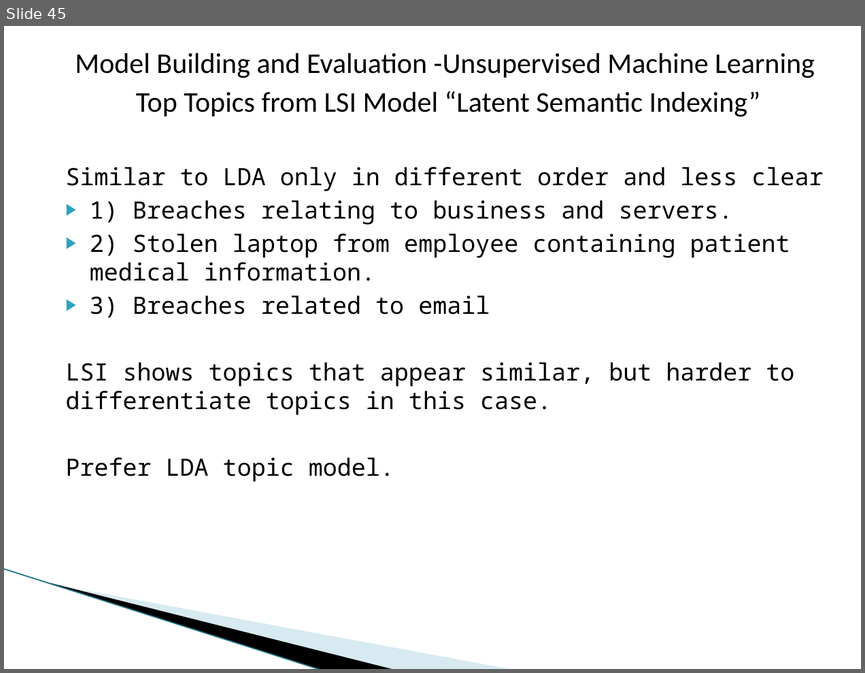
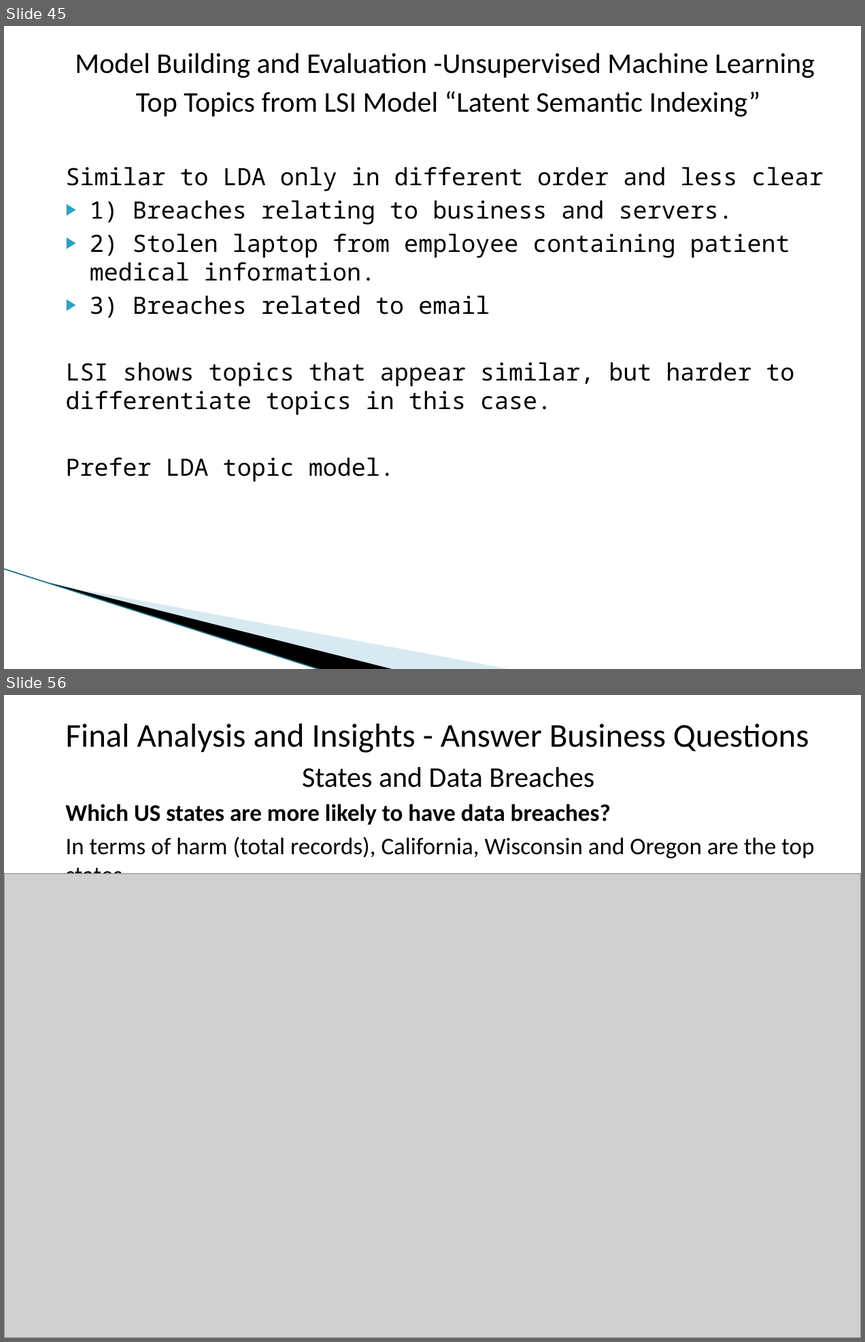
Before and after one commit to dmrod01/Capstone, a slide deck: Final Analysis - Data Capstone Project - Data Breaches.pptx. Shown one above the other, each under a label of ours: slide 45 before the commit, slides 45 and 56 after it; the slides between them are not shown. The pictures are 865x673 and 865x1342 pixels, drawn with LibreOffice and Linux fonts; fonts in the diff are those of the drawing; grey boxes stand for pictures; background and template pictures are left out. Boxes give left, top, right and bottom in pixels: in the first picture for what was removed or moved away, otherwise in the second. Text is boxed around its words. In the diff, an @@ line names an element or a change of style, - is before the commit and + after.

```diff
--- a/Final Analysis - Data Capstone Project - Data Breaches.pptx
+++ b/Final Analysis - Data Capstone Project - Data Breaches.pptx
@@ slide 56 added at <box>4,695,861,1338</box>, background #FFFFFF; not listed: 3 template elements that a slide beside it also shows @@
@@ text added at <box>66,724,814,874</box>, 20 pt, text #000000 @@
+Final Analysis and Insights - Answer Business Questions
+States and Data Breaches
+Which US states are more likely to have data breaches?
+In terms of harm (total records), California, Wisconsin and Oregon are the top states.
@@ picture added at <box>4,873,861,1338</box> @@
```
Also in this commit, not shown: 1 slide changed, 22 other slides added, 2 other files.
